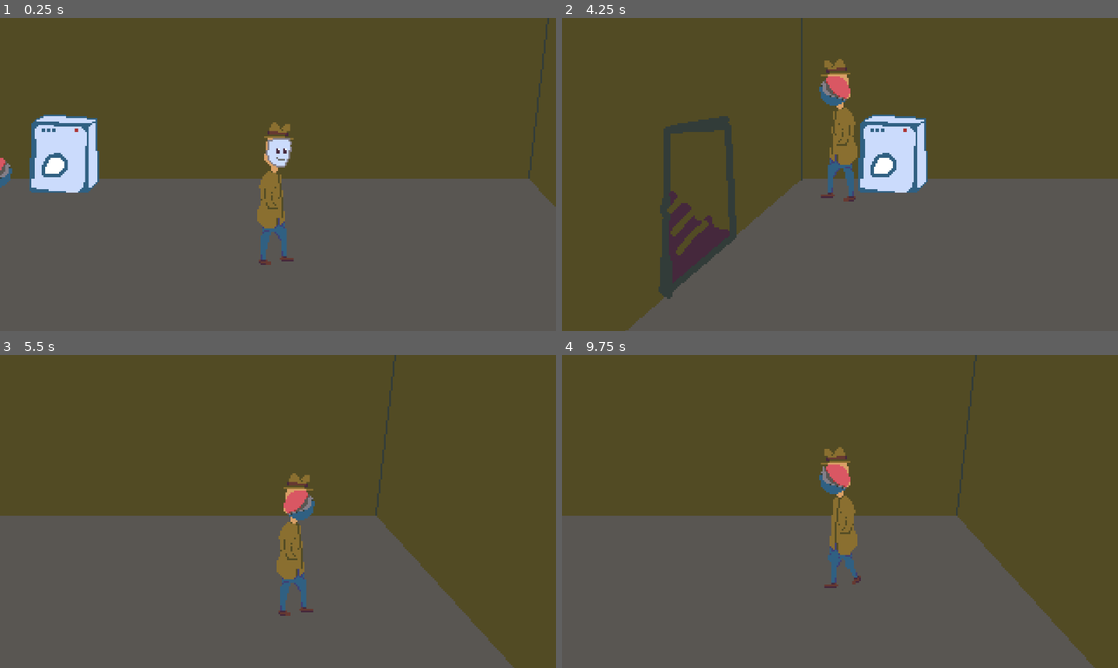
Above: before the commit, frames 1-4 (two rows, left to right).
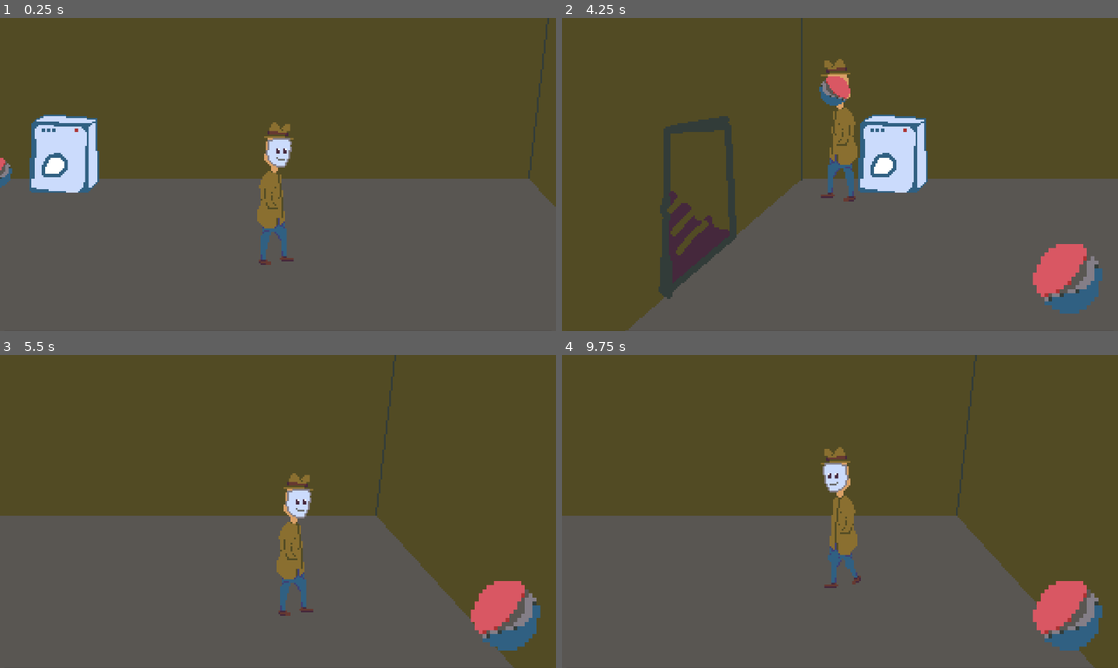
Above: after the commit, the same moments.

Repository: TerjeBallestad/pespi-mask
Game: Godot game, scene res://scenes/basement.tscn
The game is run twice, just before and just after one commit, with the same random seed, the same clock (stepped at 60 frames per second) and the same inputs. This scene is started directly instead of the project's main scene. Sound files missing from this copy of the repository are replaced by a short silence.
Inputs (mouse positions are in pixels of both pictures, inside the frame that each line leads up to):
- Up to frame 1 (0.25 s): no input
- Up to frame 2 (4.25 s): tap Enter at 0.5, 2, 3.5 s; move the mouse to (962, 158) at 0.52 s; click (962, 158) at 0.67 s; tap Space at 1.25, 2.75 s; move the mouse to (728, 190) at 1.27 s; click (728, 190) at 1.42 s; move the mouse to (895, 105) at 2.02 s; click (895, 105) at 2.17 s; move the mouse to (812, 237) at 2.77 s; click (812, 237) at 2.92 s; move the mouse to (573, 171) at 3.52 s; click (573, 171) at 3.67 s
- Up to frame 3 (5.5 s): click (505, 614) at 4.27 s; click (505, 614) at 5.02 s
- Up to frame 4 (9.75 s): click (1067, 614) at 5.77 s; tap Space at 6.5 s; move the mouse to (673, 464) at 6.52 s; click (673, 464) at 6.67 s; move the mouse to (867, 511) at 7.27 s; click (867, 511) at 7.42 s; move the mouse to (756, 433) at 8.02 s; click (756, 433) at 8.17 s; move the mouse to (962, 495) at 8.77 s; click (962, 495) at 8.92 s; move the mouse to (728, 527) at 9.52 s; click (728, 527) at 9.67 s

The runs differ from the first frame. In frame 2, 1.9% of the frame differs, in the area x 84-98%, y 72-95%; in frame 3, 2.5%, in the area x 51-98%, y 42-95%; in frame 4, 2.5%.

Commit message:
Add standard UI to all scenes

Diff:
--- a/scenes/basement.tscn
+++ b/scenes/basement.tscn
@@ -3,11 +3,12 @@
 [ext_resource type="Texture2D" uid="uid://l7nocxxj8u0m" path="res://sprites/basement.png" id="1_wvfle"]
 [ext_resource type="PackedScene" uid="uid://iyl2b2hg026c" path="res://scenes/objects/protagonist.tscn" id="2_etyrx"]
 [ext_resource type="PackedScene" uid="uid://dpoq815ist814" path="res://scenes/navigation/exit_point.tscn" id="3_exit"]
-[ext_resource type="Script" uid="uid://b0nkgpaw424r1" path="res://scripts/camera_movement.gd" id="4_cam"]
-[ext_resource type="Script" path="res://scripts/pepsi-mask.gd" id="5_1ctny"]
+[ext_resource type="Script" path="res://scripts/camera_movement.gd" id="4_cam"]
+[ext_resource type="Script" uid="uid://u6vyhkavkgde" path="res://scripts/pepsi-mask.gd" id="5_1ctny"]
 [ext_resource type="Texture2D" uid="uid://ypf8rskx557o" path="res://sprites/pepsi-mask.png" id="6_kmq6a"]
 [ext_resource type="AudioStream" uid="uid://daq25mi0ym13n" path="res://audio/music/GGJ26 - Music - Reality.ogg" id="7_e0dxi"]
-[ext_resource type="Script" uid="uid://b2hu0vehi2ln5" path="res://scripts/audio/Interacted_with_mask_play.gd" id="8_g4j8u"]
+[ext_resource type="Script" path="res://scripts/audio/Interacted_with_mask_play.gd" id="8_g4j8u"]
+[ext_resource type="PackedScene" uid="uid://p1avxbudm00a" path="res://scenes/ui/ui.tscn" id="9_g4j8u"]
 
 [sub_resource type="CircleShape2D" id="CircleShape2D_e0dxi"]
 radius = 16.0
@@ -51,4 +52,6 @@
 stream = ExtResource("7_e0dxi")
 script = ExtResource("8_g4j8u")
 
+[node name="CanvasLayer" parent="." unique_id=1451279979 instance=ExtResource("9_g4j8u")]
+
 [connection signal="object_interacted_with" from="PepsiMask" to="AudioStreamPlayer" method="_on_pepsi_mask_object_interacted_with"]
--- a/scenes/elevator_to_hallway.tscn
+++ b/scenes/elevator_to_hallway.tscn
@@ -1,10 +1,11 @@
-[gd_scene format=3 uid="uid://xjix3silc14f"]
+[gd_scene format=3 uid="uid://cosf6wy6b8601"]
 
 [ext_resource type="Texture2D" uid="uid://b6o7w33htbe3p" path="res://sprites/elevator.png" id="1_8o2wm"]
 [ext_resource type="PackedScene" uid="uid://iyl2b2hg026c" path="res://scenes/objects/protagonist.tscn" id="2_gisge"]
-[ext_resource type="Script" uid="uid://b0nkgpaw424r1" path="res://scripts/camera_movement.gd" id="3_pr5mj"]
+[ext_resource type="Script" path="res://scripts/camera_movement.gd" id="3_pr5mj"]
 [ext_resource type="PackedScene" uid="uid://dpoq815ist814" path="res://scenes/navigation/exit_point.tscn" id="4_xslfi"]
 [ext_resource type="AudioStream" uid="uid://e163mka1t6jr" path="res://audio/music/GGJ26 - Music - Distorted Muzak - Loop.ogg" id="5_67rri"]
+[ext_resource type="PackedScene" uid="uid://p1avxbudm00a" path="res://scenes/ui/ui.tscn" id="6_qt3o8"]
 
 [node name="Elevator" type="Node2D" unique_id=1208638044]
 
@@ -34,3 +35,5 @@
 stream = ExtResource("5_67rri")
 autoplay = true
 bus = &"Music"
+
+[node name="CanvasLayer" parent="." unique_id=1451279979 instance=ExtResource("6_qt3o8")]
--- a/scenes/elevator_to_lobby.tscn
+++ b/scenes/elevator_to_lobby.tscn
@@ -1,10 +1,11 @@
-[gd_scene format=3 uid="uid://bdxnartkgg4jp"]
+[gd_scene format=3 uid="uid://ggascbpwua70"]
 
 [ext_resource type="Texture2D" uid="uid://b6o7w33htbe3p" path="res://sprites/elevator.png" id="1_ko634"]
 [ext_resource type="PackedScene" uid="uid://iyl2b2hg026c" path="res://scenes/objects/protagonist.tscn" id="2_l77j0"]
-[ext_resource type="Script" uid="uid://b0nkgpaw424r1" path="res://scripts/camera_movement.gd" id="3_8mrp6"]
+[ext_resource type="Script" path="res://scripts/camera_movement.gd" id="3_8mrp6"]
 [ext_resource type="PackedScene" uid="uid://dpoq815ist814" path="res://scenes/navigation/exit_point.tscn" id="4_c0nxn"]
 [ext_resource type="AudioStream" uid="uid://e163mka1t6jr" path="res://audio/music/GGJ26 - Music - Distorted Muzak - Loop.ogg" id="5_l77j0"]
+[ext_resource type="PackedScene" uid="uid://p1avxbudm00a" path="res://scenes/ui/ui.tscn" id="6_8mrp6"]
 
 [node name="Elevator" type="Node2D" unique_id=1208638044]
 
@@ -34,3 +35,5 @@
 stream = ExtResource("5_l77j0")
 autoplay = true
 bus = &"Music"
+
+[node name="CanvasLayer" parent="." unique_id=1451279979 instance=ExtResource("6_8mrp6")]
--- a/scenes/hallway.tscn
+++ b/scenes/hallway.tscn
@@ -3,7 +3,8 @@
 [ext_resource type="Texture2D" uid="uid://diqv3l68slsaa" path="res://sprites/hall.png" id="1_owcqv"]
 [ext_resource type="PackedScene" uid="uid://iyl2b2hg026c" path="res://scenes/objects/protagonist.tscn" id="2_protag"]
 [ext_resource type="PackedScene" uid="uid://dpoq815ist814" path="res://scenes/navigation/exit_point.tscn" id="3_exit"]
-[ext_resource type="Script" uid="uid://b0nkgpaw424r1" path="res://scripts/camera_movement.gd" id="4_cam"]
+[ext_resource type="Script" path="res://scripts/camera_movement.gd" id="4_cam"]
+[ext_resource type="PackedScene" uid="uid://p1avxbudm00a" path="res://scenes/ui/ui.tscn" id="5_1k2v8"]
 
 [node name="Hallway" type="Node2D" unique_id=681593649]
 
@@ -31,3 +32,5 @@
 [node name="ExitToVictom" parent="." unique_id=731543484 instance=ExtResource("3_exit")]
 position = Vector2(-139, 39)
 target_scene = "res://scenes/victim-apartment.tscn"
+
+[node name="CanvasLayer" parent="." unique_id=1451279979 instance=ExtResource("5_1k2v8")]
--- a/scenes/lobby.tscn
+++ b/scenes/lobby.tscn
@@ -92,10 +92,9 @@
 position = Vector2(89, 168)
 target_scene = "res://scenes/outside.tscn"
 
-[node name="CanvasLayer" parent="." unique_id=1451279979 instance=ExtResource("10_oipnb")]
-visible = false
-
 [node name="AudioStreamPlayer" type="AudioStreamPlayer" parent="." unique_id=347338808]
 stream = ExtResource("10_yad6j")
 autoplay = true
 bus = &"Music"
+
+[node name="CanvasLayer" parent="." unique_id=1451279979 instance=ExtResource("10_oipnb")]
--- a/scenes/outside.tscn
+++ b/scenes/outside.tscn
@@ -1,10 +1,11 @@
-[gd_scene format=3 uid="uid://bfu7p1eqyx8p1"]
+[gd_scene format=3 uid="uid://df2tf1fcc2wbb"]
 
 [ext_resource type="Texture2D" uid="uid://44rxhgd8oct5" path="res://sprites/outside.png" id="1_p61qw"]
 [ext_resource type="PackedScene" uid="uid://iyl2b2hg026c" path="res://scenes/objects/protagonist.tscn" id="2_nsm10"]
-[ext_resource type="Script" uid="uid://b0nkgpaw424r1" path="res://scripts/camera_movement.gd" id="3_7r1kg"]
-[ext_resource type="PackedScene" uid="uid://chxbyp78tria" path="res://scenes/navigation/ground_example.tscn" id="3_udpx5"]
+[ext_resource type="Script" path="res://scripts/camera_movement.gd" id="3_7r1kg"]
+[ext_resource type="PackedScene" path="res://scenes/navigation/ground_example.tscn" id="3_udpx5"]
 [ext_resource type="PackedScene" uid="uid://dpoq815ist814" path="res://scenes/navigation/exit_point.tscn" id="4_7r1kg"]
+[ext_resource type="PackedScene" uid="uid://p1avxbudm00a" path="res://scenes/ui/ui.tscn" id="6_bkgx0"]
 
 [node name="Outside" type="Node2D" unique_id=829576486]
 
@@ -25,3 +26,5 @@
 [node name="ExitPoint" parent="." unique_id=1353387834 instance=ExtResource("4_7r1kg")]
 position = Vector2(-8, 94)
 target_scene = "res://scenes/lobby.tscn"
+
+[node name="CanvasLayer" parent="." unique_id=1451279979 instance=ExtResource("6_bkgx0")]
--- a/scenes/victim-apartment.tscn
+++ b/scenes/victim-apartment.tscn
@@ -3,7 +3,8 @@
 [ext_resource type="Texture2D" uid="uid://dde0fkmsqa1n6" path="res://sprites/victim-apartment.png" id="1_cj480"]
 [ext_resource type="PackedScene" uid="uid://iyl2b2hg026c" path="res://scenes/objects/protagonist.tscn" id="2_vq267"]
 [ext_resource type="PackedScene" uid="uid://dpoq815ist814" path="res://scenes/navigation/exit_point.tscn" id="3_exit"]
-[ext_resource type="Script" uid="uid://b0nkgpaw424r1" path="res://scripts/camera_movement.gd" id="4_cam"]
+[ext_resource type="Script" path="res://scripts/camera_movement.gd" id="4_cam"]
+[ext_resource type="PackedScene" uid="uid://p1avxbudm00a" path="res://scenes/ui/ui.tscn" id="5_7tnoc"]
 
 [node name="VictimApartment" type="Node2D" unique_id=549744487]
 
@@ -27,3 +28,5 @@
 [node name="ExitToHallway" parent="." unique_id=991290506 instance=ExtResource("3_exit")]
 position = Vector2(234, 44)
 target_scene = "res://scenes/hallway.tscn"
+
+[node name="CanvasLayer" parent="." unique_id=1451279979 instance=ExtResource("5_7tnoc")]
--- a/scripts/mask_toggle.gd
+++ b/scripts/mask_toggle.gd
@@ -19,13 +19,16 @@
 	DialogManager.exiting_dialog_playback.connect(_on_obtain_mask)
 
 	_update_visual()
-	_on_obtain_mask() # To load default visibility
+	_on_obtain_mask()
+	# To load default visibility
 
 func _on_entering_dialog_playback():
 	visible = false
 
 func _on_obtain_mask() -> void:
 	visible = GameState.has_pepsi_mask()
+	button_pressed = GameState.is_wearing_pepsi_mask()
+
 
 func _on_toggled(is_pressed: bool) -> void:
 	# Block toggle during dialog
Not shown: 1 places in scenes/lobby.tscn that only renumber resources
